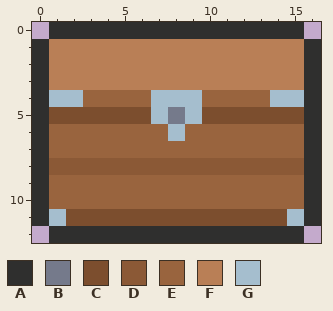
One commit to this pixel-art sprite: A Castle Story/images/Chest.png. The picture above was drawn from the file before the commit.
The file is 68x52 pixels, drawn in blocks of 4x4; one block is one cell here.
Palette (. is transparent): A #2f2f2e  B #757a8b  C #7c4e2e  D #8b5936  E #99643e  F #b97f56  G #a5bece
Pixels before, first column x 0:
 0 .AAAAAAAAAAAAAAA.
 1 AFFFFFFFFFFFFFFFA
 2 AFFFFFFFFFFFFFFFA
 3 AFFFFFFFFFFFFFFFA
 4 AGGEEEEGGGEEEEGGA
 5 ACCCCCCGBGCCCCCCA
 6 AEEEEEEEGEEEEEEEA
 7 AEEEEEEEEEEEEEEEA
 8 ADDDDDDDDDDDDDDDA
 9 AEEEEEEEEEEEEEEEA
10 AEEEEEEEEEEEEEEEA
11 AGCCCCCCCCCCCCCGA
12 .AAAAAAAAAAAAAAA.
Now the later version:
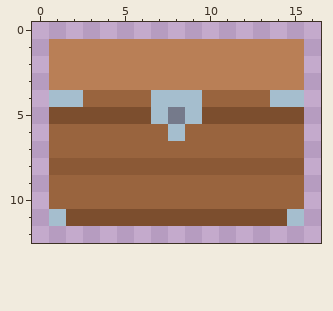
Changes in this commit:
The author cleared colour A in row 0 at x 1 to 15; in rows 1 to 11 at x 0 and 16; in row 12 at x 1 to 15.
Where, in picture pixels (left, top, right, bottom), the same in both pictures:
erased: (32, 22, 321, 243)
